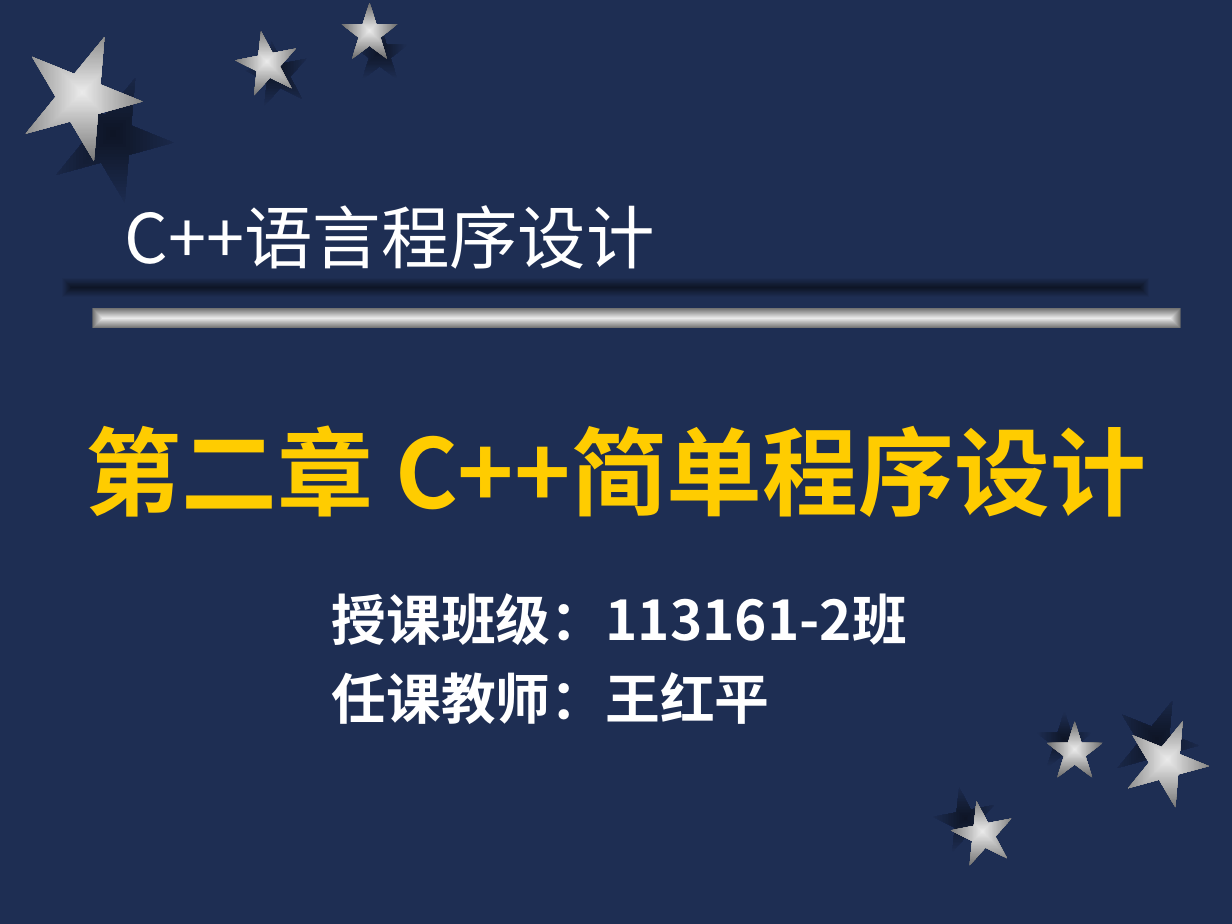
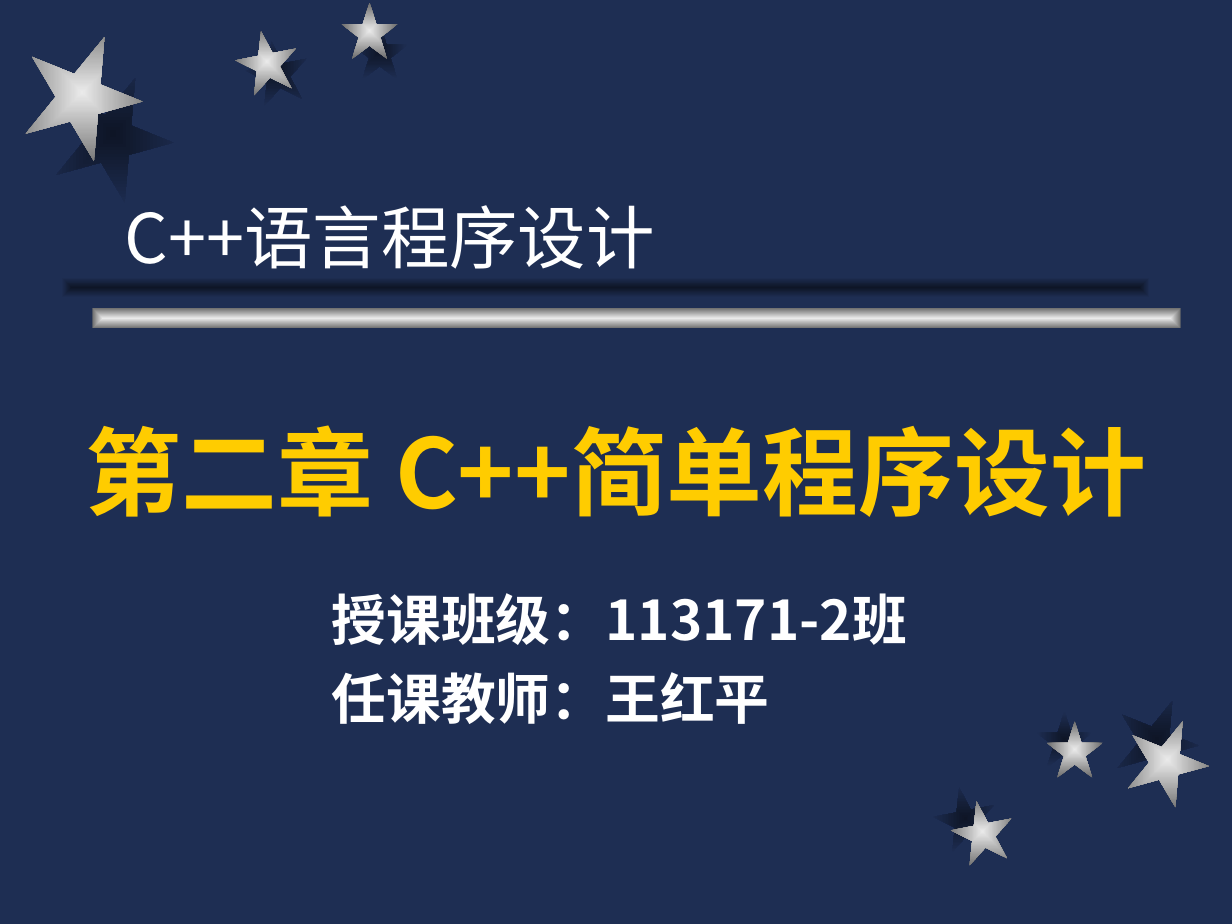
Before and after one commit to cugwhp/OOPCPP, a slide deck: slide 1 of 02. PPT/Ch2-C++语言概述/c++2.ppt. Drawn at 1232x924 pixels with LibreOffice and Linux fonts; fonts in the diff are those of the drawing. Boxes give left, top, right and bottom in pixels: in the first picture for what was removed or moved away, otherwise in the second. Text is boxed around its words. In the diff, an @@ line names an element or a change of style, - is before the commit and + after.

```diff
--- a/02. PPT/Ch2-C++语言概述/c++2.ppt
+++ b/02. PPT/Ch2-C++语言概述/c++2.ppt
@@ subtitle at (332,593,908,645): text changed @@
-授课班级：113161-2班
+授课班级：113171-2班
```
Also in this commit, not shown: 2 other files.
